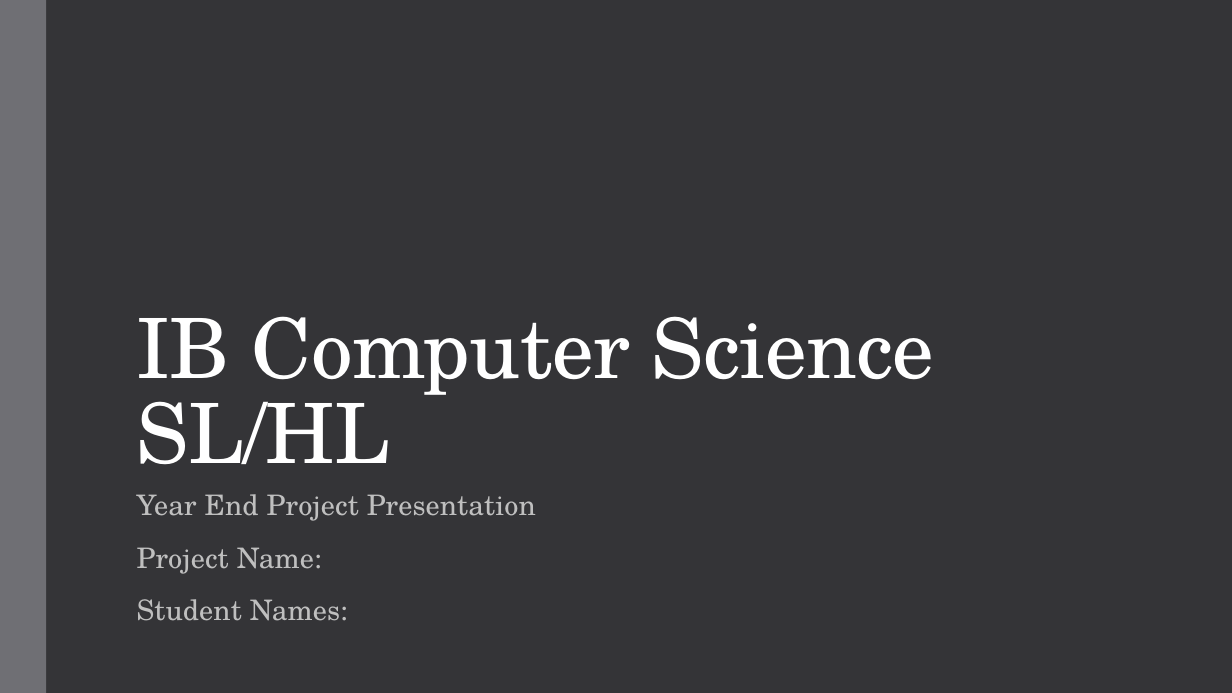
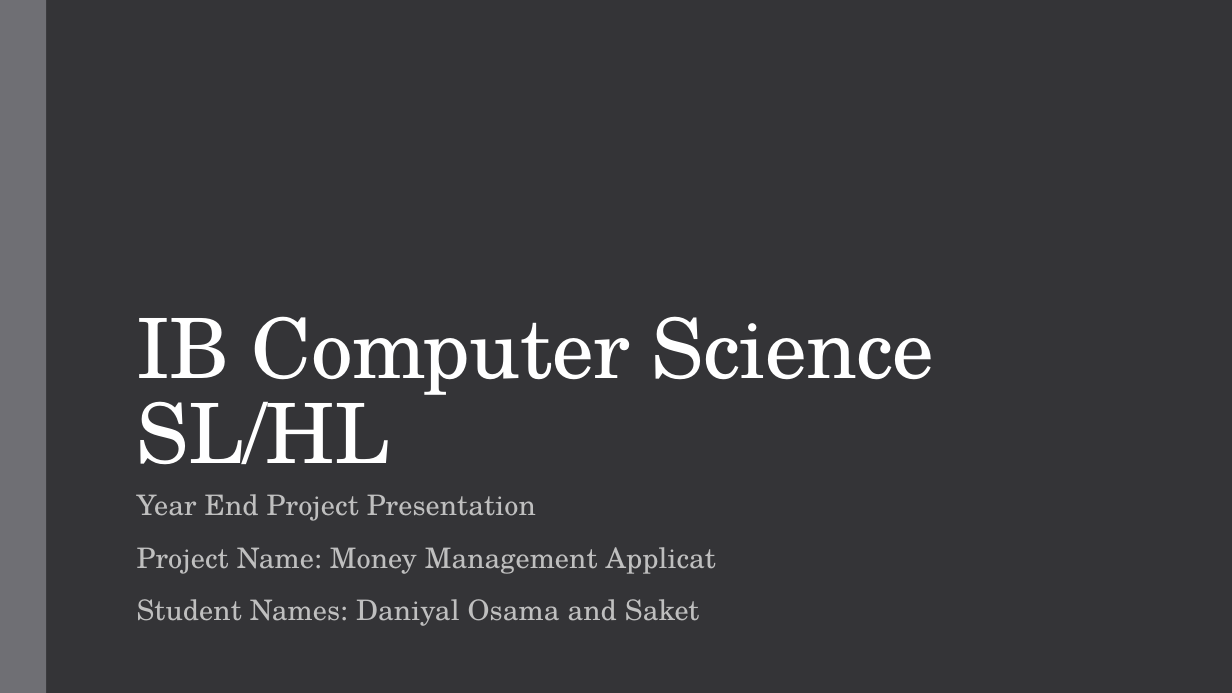
Before and after one commit to Dalicanka/Final-Project, a slide deck: slide 1 of Documentation/Year-End-Project-Presentation.pptx. Drawn at 1232x693 pixels with LibreOffice and Linux fonts; fonts in the diff are those of the drawing. Boxes give left, top, right and bottom in pixels: in the first picture for what was removed or moved away, otherwise in the second. Text is boxed around its words. In the diff, an @@ line names an element or a change of style, - is before the commit and + after.

```diff
--- a/Documentation/Year-End-Project-Presentation.pptx
+++ b/Documentation/Year-End-Project-Presentation.pptx
@@ subtitle at (x1=137, y1=547, x2=716, y2=626): text changed @@
-Project Name:
-Student Names:
+Project Name: Money Management Applicat
+Student Names: Daniyal Osama and Saket
```
Also in this commit, not shown: 1 other slide changed.
